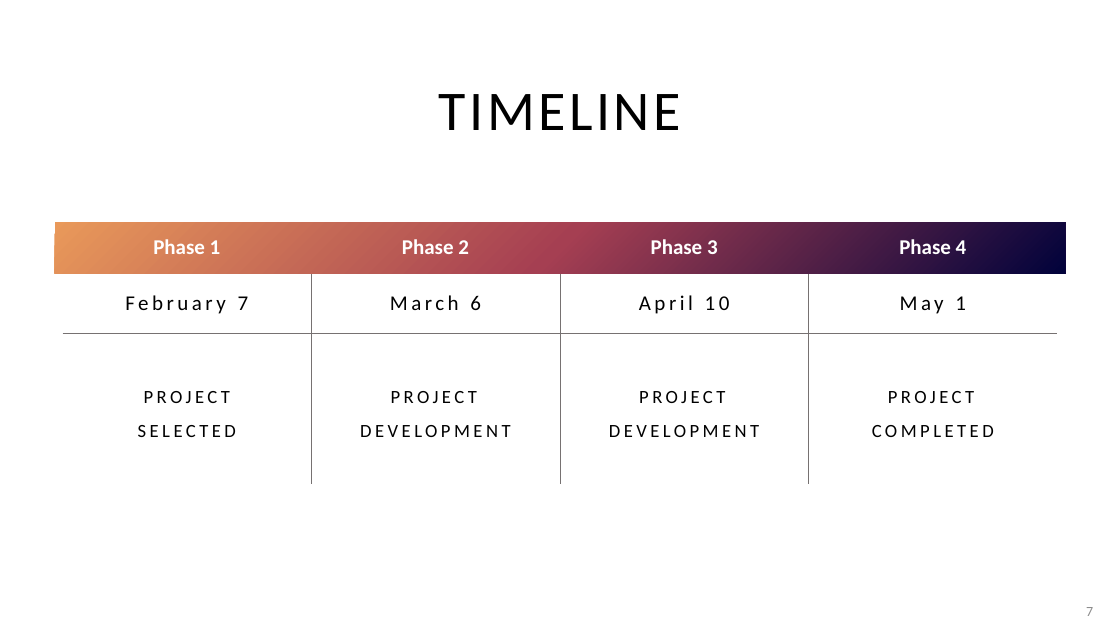
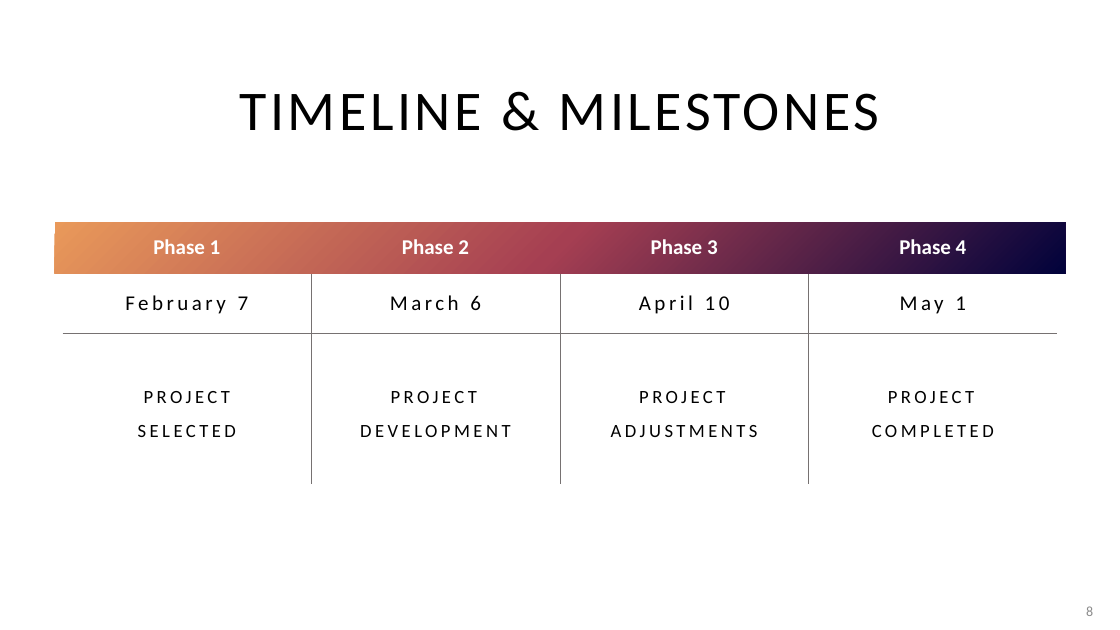
Before and after one commit to adriaonline/CPT200SP24-Team1, a slide deck: slide 8 of Phase 1 - Presentation.pptx (slide 7 before the commit). Drawn at 1120x630 pixels with LibreOffice and Linux fonts; fonts in the diff are those of the drawing. Boxes give left, top, right and bottom in pixels: in the first picture for what was removed or moved away, otherwise in the second. Text is boxed around its words. In the diff, an @@ line names an element or a change of style, - is before the commit and + after.

```diff
--- a/Phase 1 - Presentation.pptx
+++ b/Phase 1 - Presentation.pptx
@@ title at bbox=[240, 93, 879, 131]: text changed @@
-TIMELINE
+TIMELINE & MILESTONES
@@ table at bbox=[63, 221, 1058, 485] @@
-row 3, column 3: PROJECT DEVELOPMENT
+row 3, column 3: PROJECT ADJUSTMENTS
@@ page number at bbox=[1086, 606, 1093, 616]: text changed @@
-7
+8
```
Also in this commit, not shown: 3 other slides changed, 2 slides added, 1 slide removed, 2 other files.
